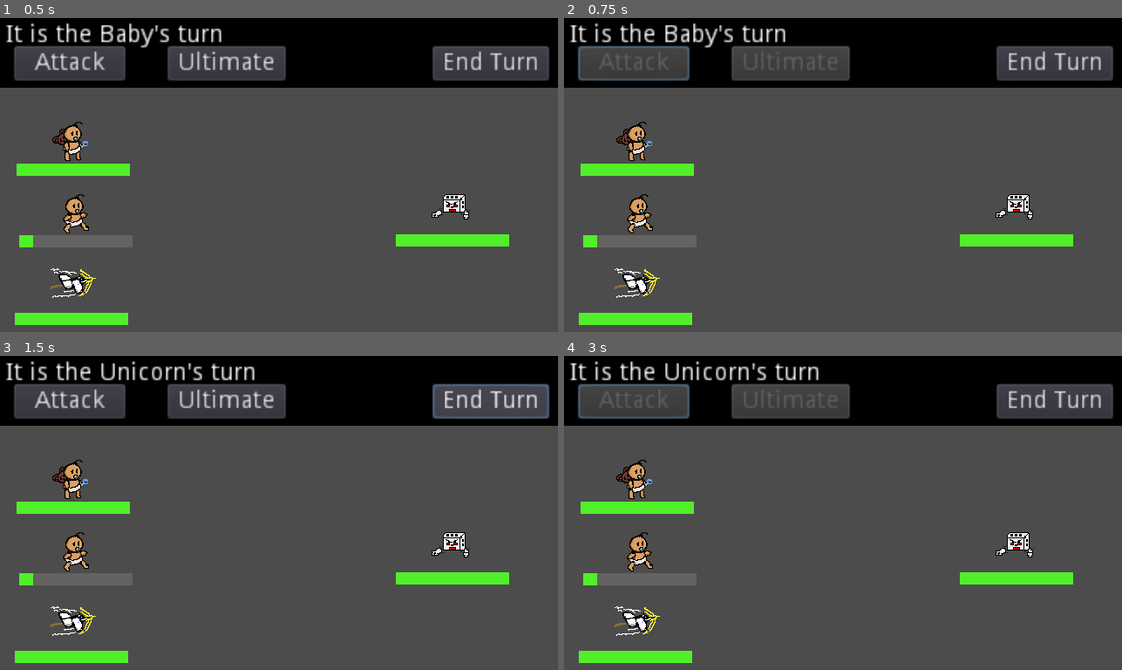
Above: before the commit, frames 1-4 (two rows, left to right).
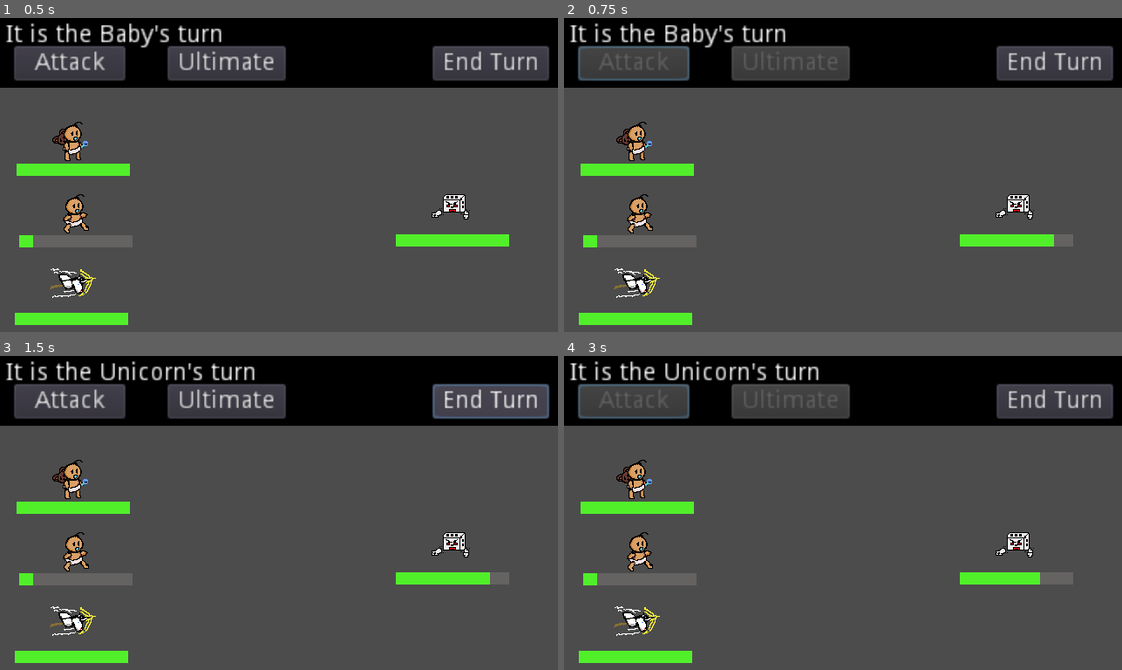
Above: after the commit, the same moments.

Repository: jalvarez2016/GMTK2022
Game: Godot game, scene res://World.tscn
The game is run twice, just before and just after one commit, with the same random seed, the same clock (stepped at 60 frames per second) and the same inputs. This scene is started directly instead of the project's main scene. The engine's default icon, where the game draws it, is replaced by a stand-in: a white triangle on a blue panel in a dark square.
Inputs:
- Up to frame 1 (0.5 s): no input
- Up to frame 2 (0.75 s): click "Attack" at 0.5 s
- Up to frame 3 (1.5 s): click "End Turn" at 1.25 s
- Up to frame 4 (3 s): click "Ultimate" at 2 s; click "Attack" at 2.75 s

Frame 1 is identical in both runs. In frame 2, 0.1% of the frame differs, in the area x 87-92%, y 68-73%; in frame 3, 0.1%; in frame 4, 0.2%, in the area x 85-92%, y 68-73%.
Error before the commit: Invalid get index '4' (on base: 'StaticBody2D (Enimy.gd)'). (res://UI/TurnLabelScript.gd:66)

Commit message:
Attempt to Add bomb sfx

Diff:
--- a/Enemies/Enemy.tscn
+++ b/Enemies/Enemy.tscn
@@ -34,4 +34,4 @@
 
 [node name="AnimationPlayer" type="AnimationPlayer" parent="."]
 
-[node name="AudioStreamPlayer2D" type="AudioStreamPlayer2D" parent="."]
+[node name="AudioStreamPlayer" type="AudioStreamPlayer" parent="."]
--- a/UI/TurnLabelScript.gd
+++ b/UI/TurnLabelScript.gd
@@ -63,7 +63,7 @@
 	pass # Replace with function body.
 
 func damage_enemy(enemy, value):
-	enemy[4].playing = true
+	enemy.get_children()[4].playing = true
 	enemy.get_children()[2].value -= value
 
 #Quality of life function for ending player and enemy turns
--- a/World.tscn
+++ b/World.tscn
@@ -10,6 +10,7 @@
 [ext_resource path="res://Enemies/DiceSolider.png" type="Texture" id=8]
 [ext_resource path="res://Player/Rattle_shaking.png" type="Texture" id=9]
 [ext_resource path="res://SoundEffect/bab_crying.Mp3" type="AudioStream" id=10]
+[ext_resource path="res://SoundEffect/bomb.Mp3" type="AudioStream" id=11]
 
 [sub_resource type="Animation" id=1]
 resource_name = "Attack"
@@ -138,6 +139,9 @@
 anims/Attack = SubResource( 3 )
 anims/Idle = SubResource( 4 )
 
+[node name="AudioStreamPlayer" parent="Enemy" index="4"]
+stream = ExtResource( 11 )
+
 [node name="AudioStreamPlayer" type="AudioStreamPlayer" parent="."]
 stream = ExtResource( 5 )
 
Not shown: 1 places in World.tscn that only renumber resources
